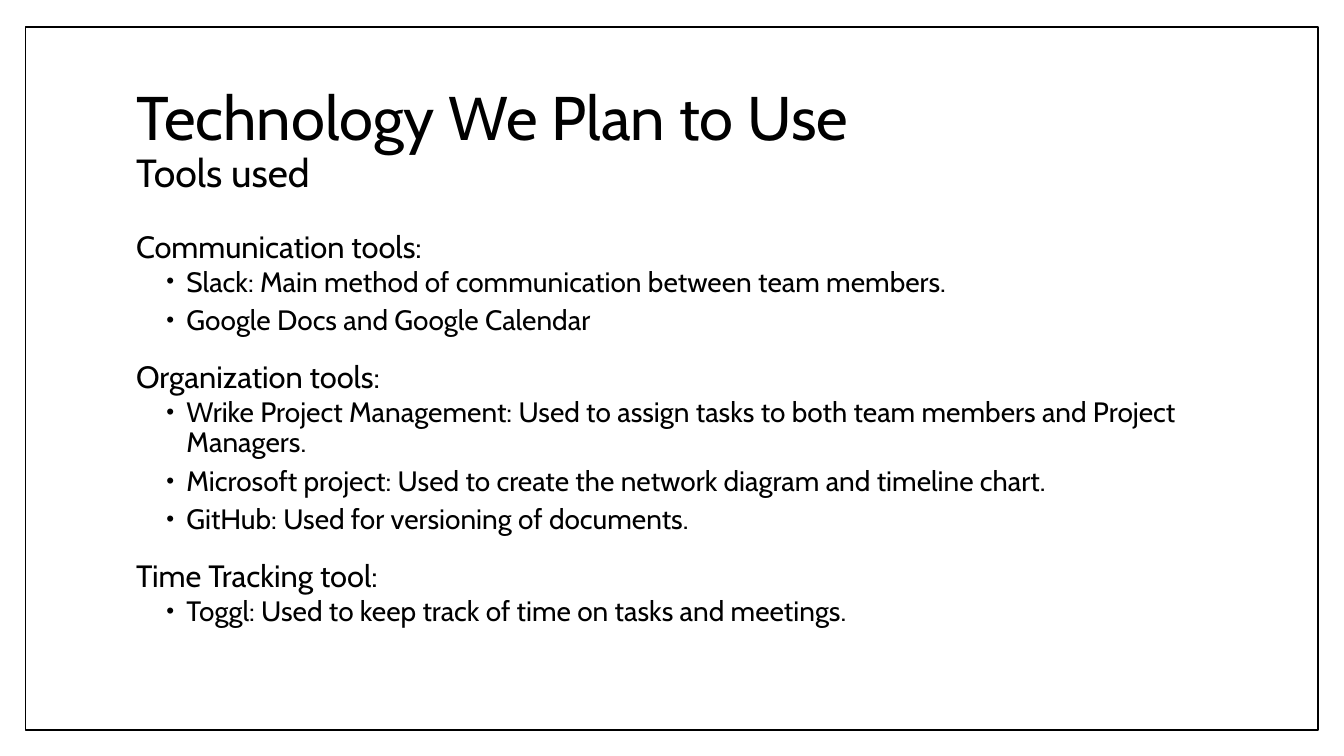
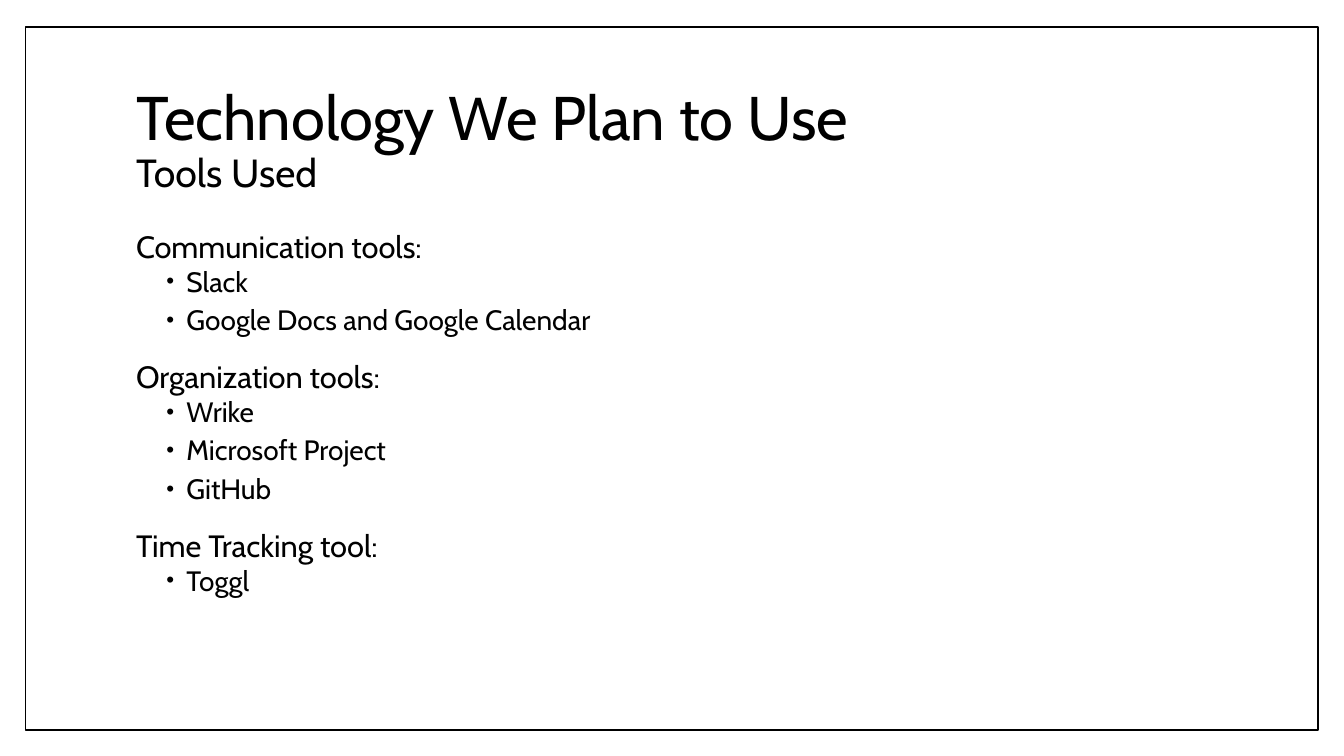
Before and after one commit to umdfeynman/umdfeynman, a slide deck: slide 9 of Work_In_Progress/CS/SPMP_Presentation_Erik_Modified.pptx. Drawn at 1344x756 pixels with LibreOffice and Linux fonts; fonts in the diff are those of the drawing. Boxes give left, top, right and bottom in pixels: in the first picture for what was removed or moved away, otherwise in the second. Text is boxed around its words. In the diff, an @@ line names an element or a change of style, - is before the commit and + after.

```diff
--- a/Work_In_Progress/CS/SPMP_Presentation_Erik_Modified.pptx
+++ b/Work_In_Progress/CS/SPMP_Presentation_Erik_Modified.pptx
@@ title at bbox=[136, 93, 848, 188]: text changed @@
-Technology We Plan to Use
-Tools used
+Technology We Plan to Use
+Tools Used
@@ text at bbox=[186, 271, 248, 293]: text changed @@
-  • Slack: Main method of communication between team members.
+  • Slack
@@ text at bbox=[186, 401, 386, 500]: text changed @@
-  • Wrike Project Management: Used to assign tasks to both team members and Project Managers.
-  • Microsoft project: Used to create the network diagram and timeline chart.
-  • GitHub: Used for versioning of documents.
+  • Wrike
+  • Microsoft Project
+  • GitHub
@@ text at bbox=[186, 570, 249, 597]: text changed @@
-  • Toggl: Used to keep track of time on tasks and meetings.
+  • Toggl
```
Also in this commit, not shown: 17 other slides changed.
